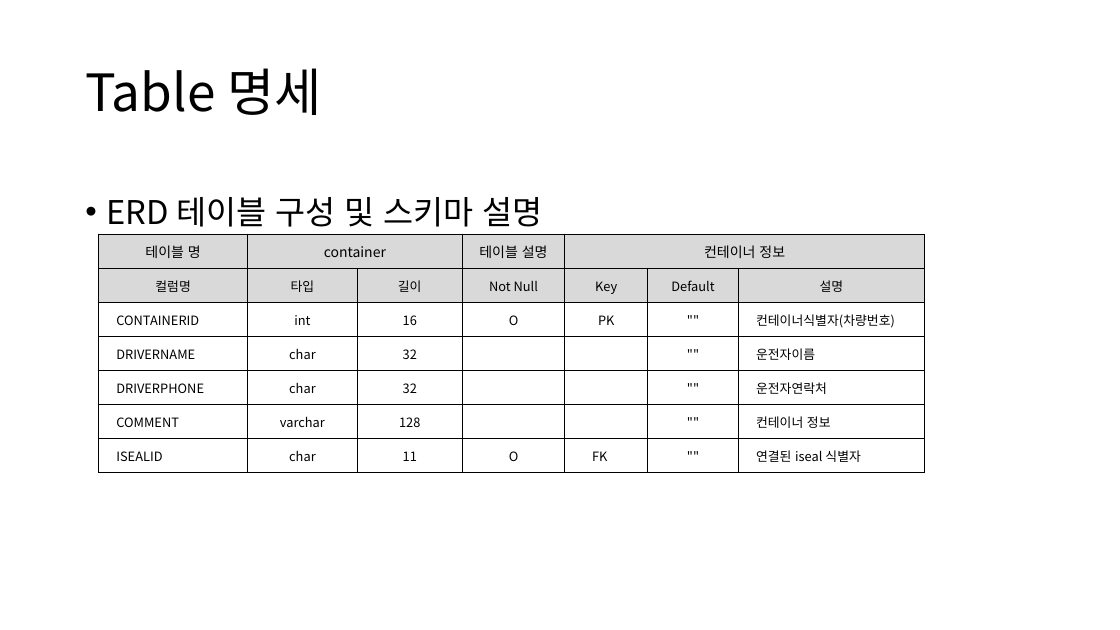
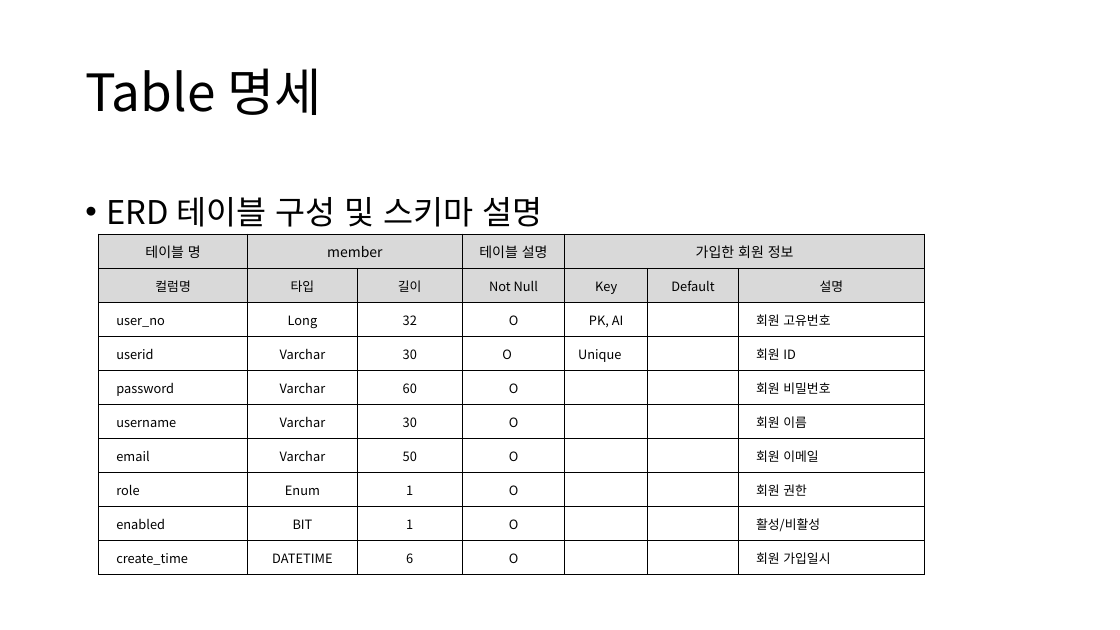
Before and after one commit to sujidaddy/workspace_miniproject, a slide deck: slide 44 of 미니프로젝트계획서제출용.pptx (slide 25 before the commit). Drawn at 1120x630 pixels with LibreOffice and Linux fonts; fonts in the diff are those of the drawing. Boxes give left, top, right and bottom in pixels: in the first picture for what was removed or moved away, otherwise in the second. Text is boxed around its words. In the diff, an @@ line names an element or a change of style, - is before the commit and + after.

Commit message:
REST API 명세 정리 DB 구성 정리 통신 API 적용 변경 카카오맵 처리 방식 변경 회원 가입 로직 추가 로그인 로직 추가

```diff
--- a/미니프로젝트계획서제출용.pptx
+++ b/미니프로젝트계획서제출용.pptx
@@ table at box(98, 234, 925, 576) @@
-row 1, column 2: container
+row 1, column 2: member
-row 1, column 5: 컨테이너 정보
+row 1, column 5: 가입한 회원 정보
-row 3: CONTAINERID | int | 16 | O | PK | "" | 컨테이너식별자(차량번호)
-row 4: DRIVERNAME | char | 32 |  |  | "" | 운전자이름
-row 5: DRIVERPHONE | char | 32 |  |  | "" | 운전자연락처
-row 6: COMMENT | varchar | 128 |  |  | "" | 컨테이너 정보
-row 7: ISEALID | char | 11 | O | FK | "" | 연결된 iseal 식별자
+row 3: user_no | Long | 32 | O | PK, AI |  | 회원 고유번호
+row 4: userid | Varchar | 30 | O | Unique |  | 회원 ID
+row 5: password | Varchar | 60 | O |  |  | 회원 비밀번호
+row 6: username | Varchar | 30 | O |  |  | 회원 이름
+row 7: email | Varchar | 50 | O |  |  | 회원 이메일
+row 8: role | Enum | 1 | O |  |  | 회원 권한
+row 9: enabled | BIT | 1 | O |  |  | 활성/비활성
+row 10: create_time | DATETIME | 6 | O |  |  | 회원 가입일시
```
Also in this commit, not shown: 3 other slides changed, 27 slides added, 20 other files.
